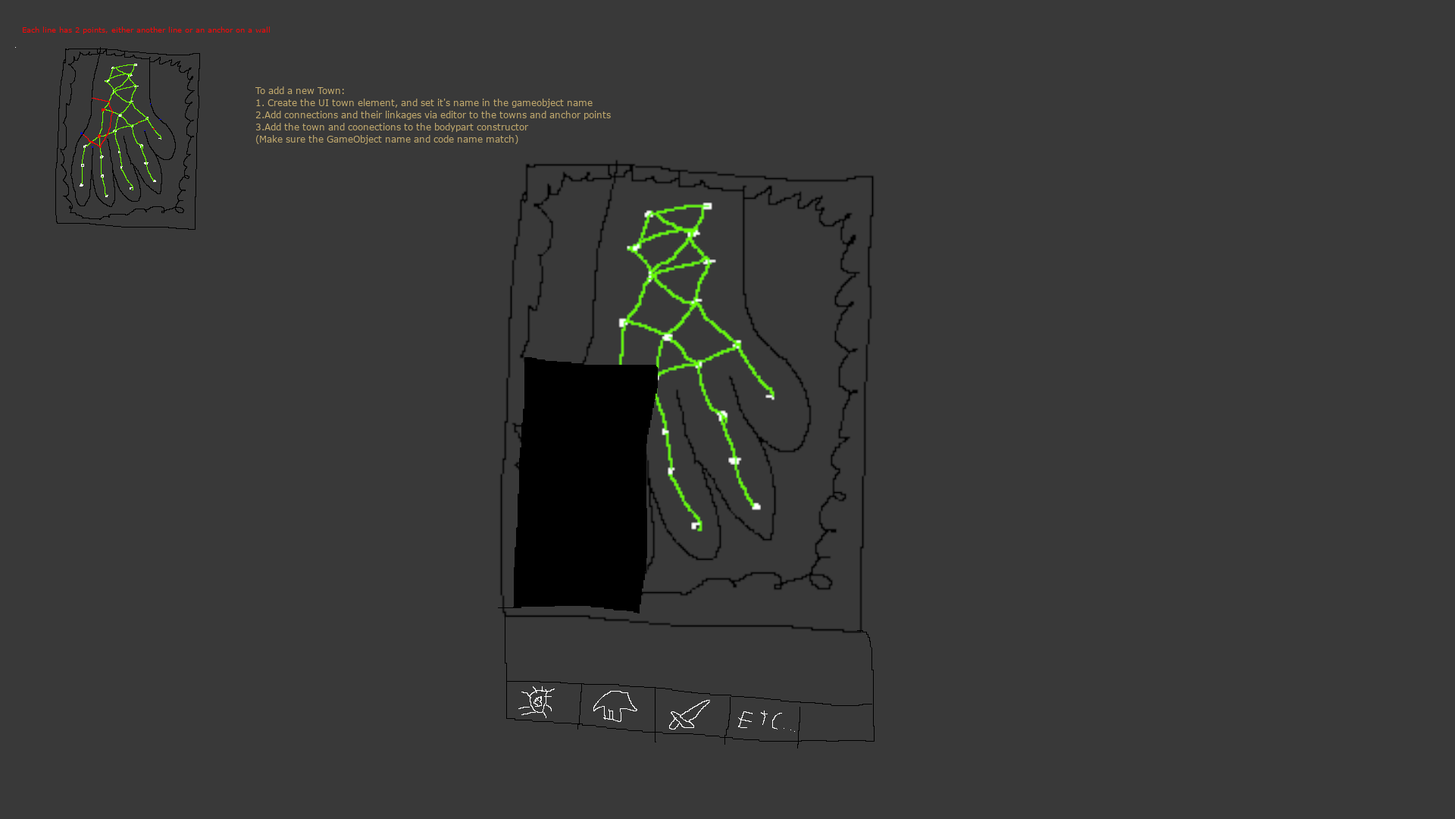
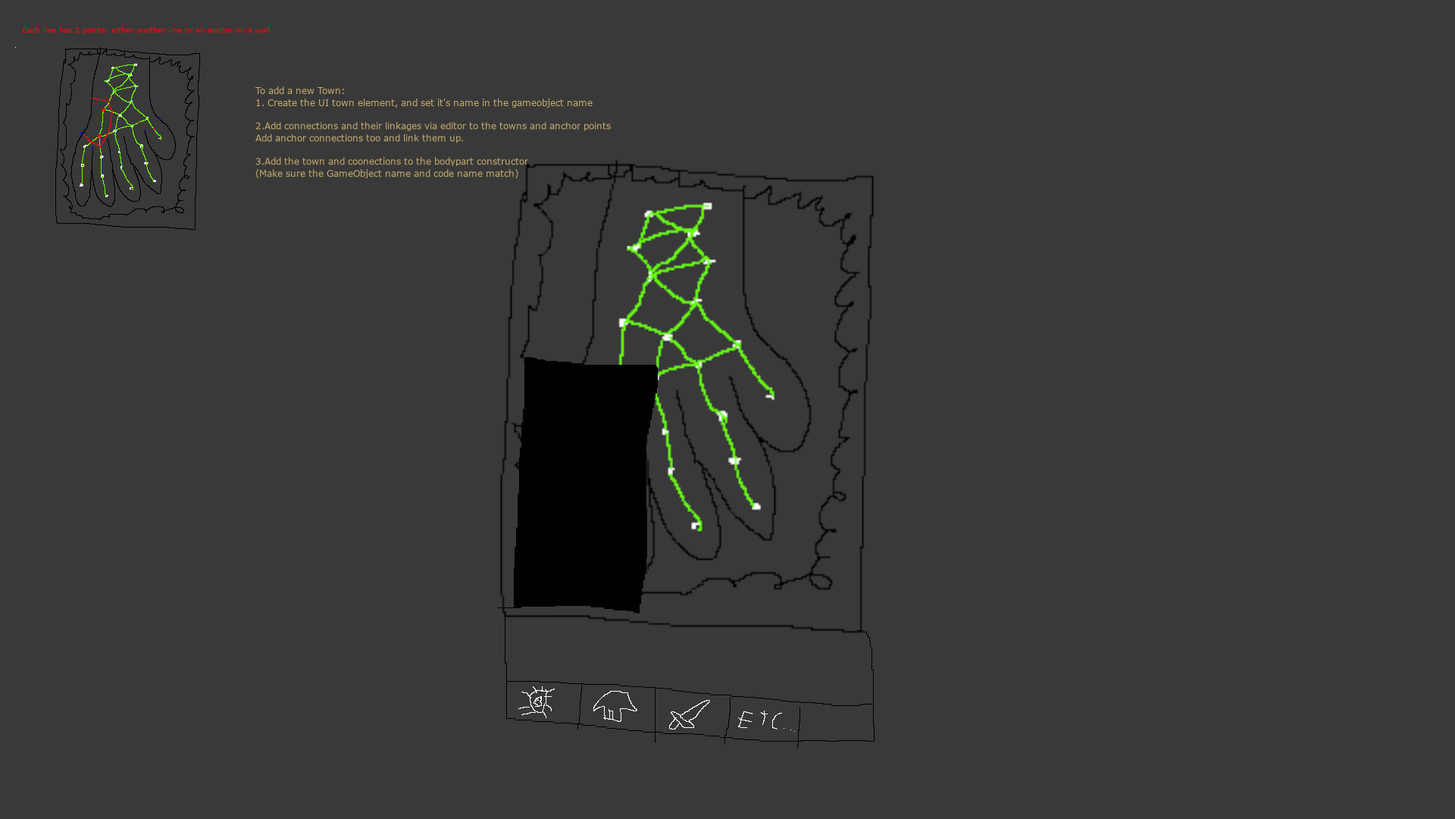
Layer changes from the first 1455 x 819 image to the second:
painted on "To add a new Town: ..." over [255, 110, 611, 179]
